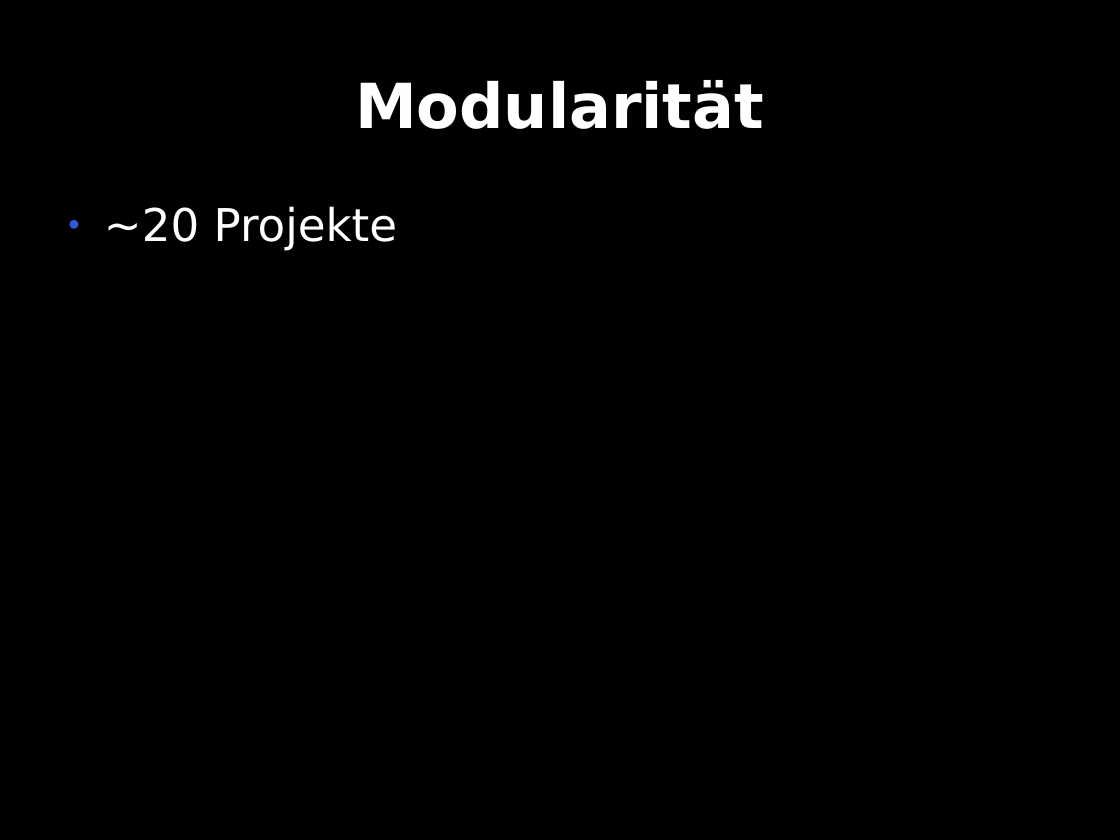
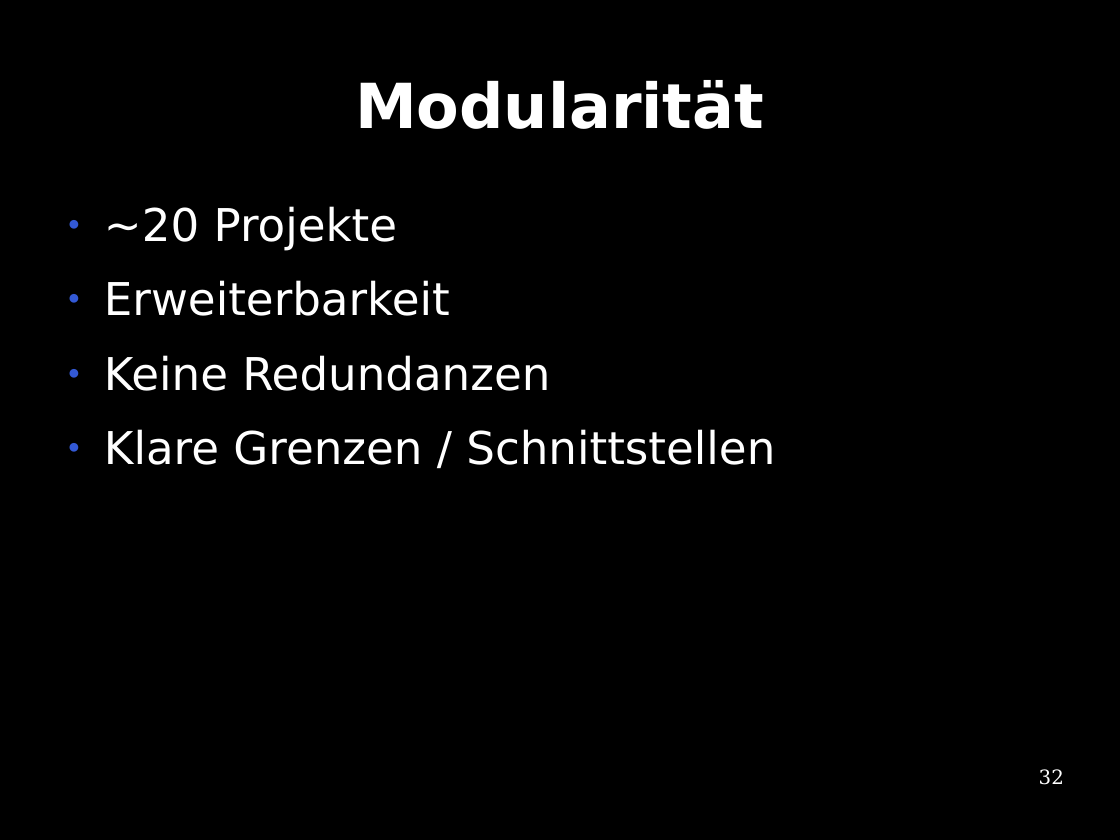
Before and after one commit to te-bachi/SimulationDoc, a slide deck: slide 32 of präsentation/Präsentation.odp (slide 23 before the commit). Drawn at 1120x840 pixels with LibreOffice and Linux fonts; fonts in the diff are those of the drawing. Boxes give left, top, right and bottom in pixels: in the first picture for what was removed or moved away, otherwise in the second. Text is boxed around its words. In the diff, an @@ line names an element or a change of style, - is before the commit and + after.

Commit message:
Präsentation

```diff
--- a/präsentation/Präsentation.odp
+++ b/präsentation/Präsentation.odp
@@ text at (104,280,775,465): paragraphs added @@
+● Erweiterbarkeit
+● Keine Redundanzen
+● Klare Grenzen / Schnittstellen
@@ page number added at (1039,769,1064,785), 14 pt, text #FFFFFF @@
+32
```
Also in this commit, not shown: 13 other slides changed, 15 slides added, 6 slides removed.
